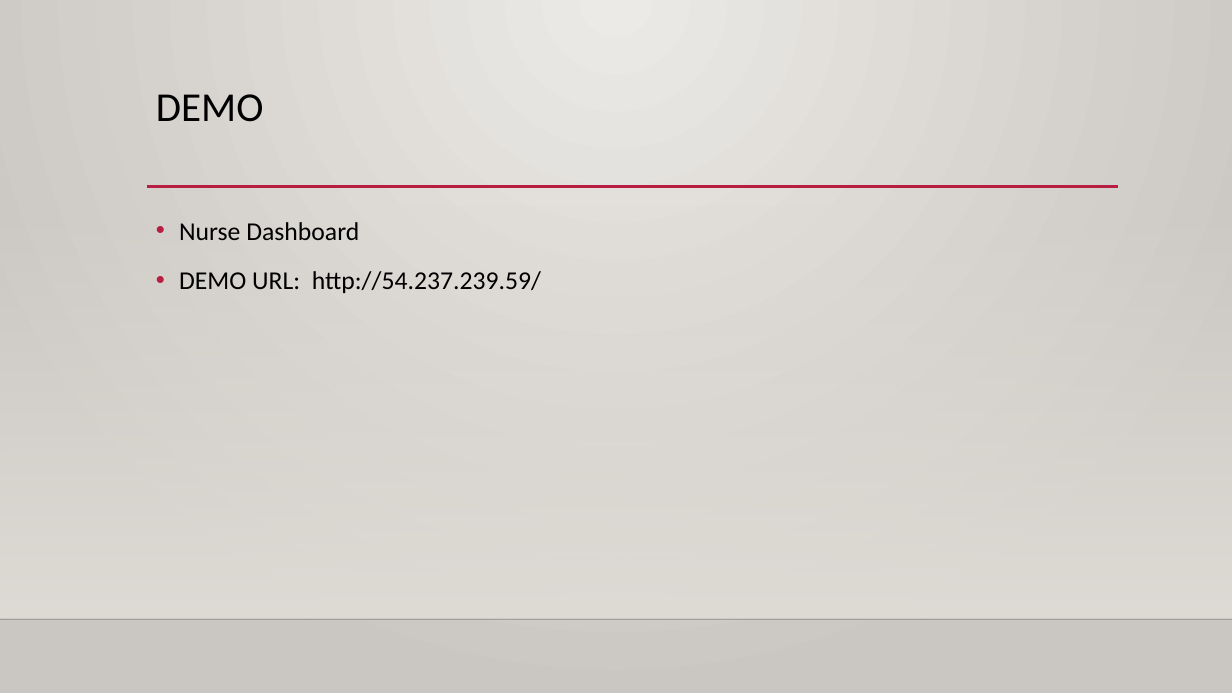
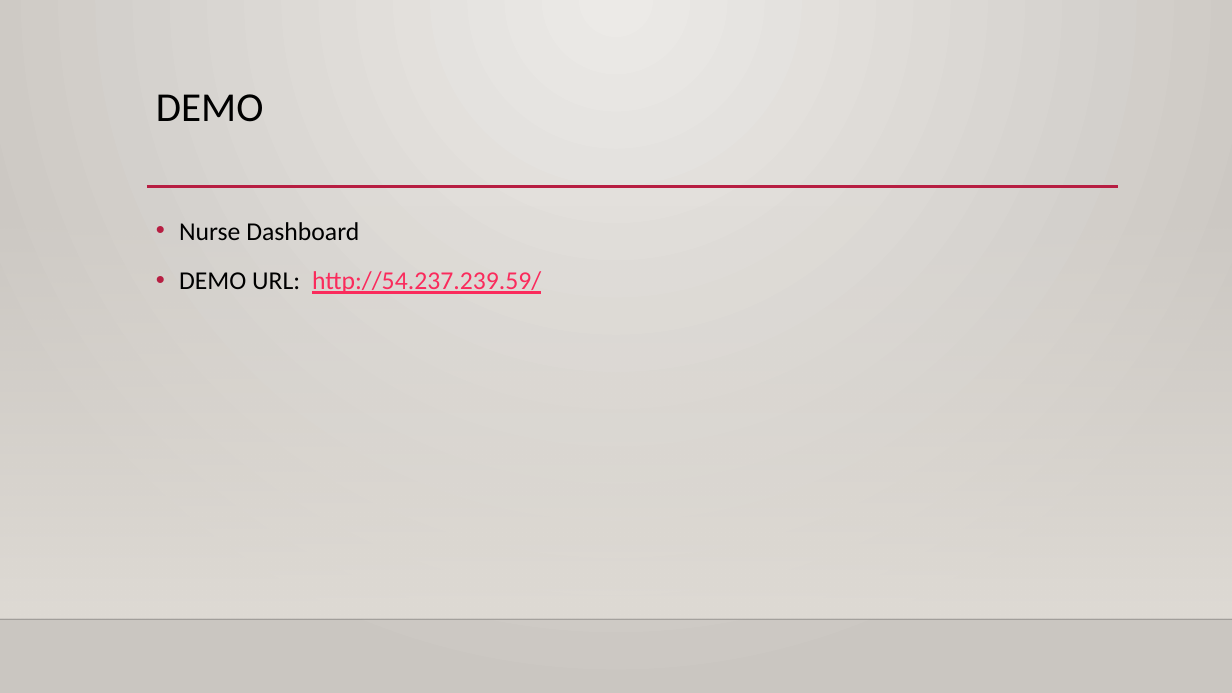
Before and after one commit to pau1ypau1/vitamin-Zang, a slide deck: slide 16 of Presentation1.pptx. Drawn at 1232x693 pixels with LibreOffice and Linux fonts; fonts in the diff are those of the drawing; background and template pictures are left out. Boxes give left, top, right and bottom in pixels: in the first picture for what was removed or moved away, otherwise in the second. Text is boxed around its words. In the diff, an @@ line names an element or a change of style, - is before the commit and + after.

```diff
--- a/Presentation1.pptx
+++ b/Presentation1.pptx
@@ text at [179, 271, 541, 294]: text colour #000000 to #FA2B5C, underline on in "http://54.237.239.59/" @@
```
Also in this commit, not shown: 4 other slides changed.
